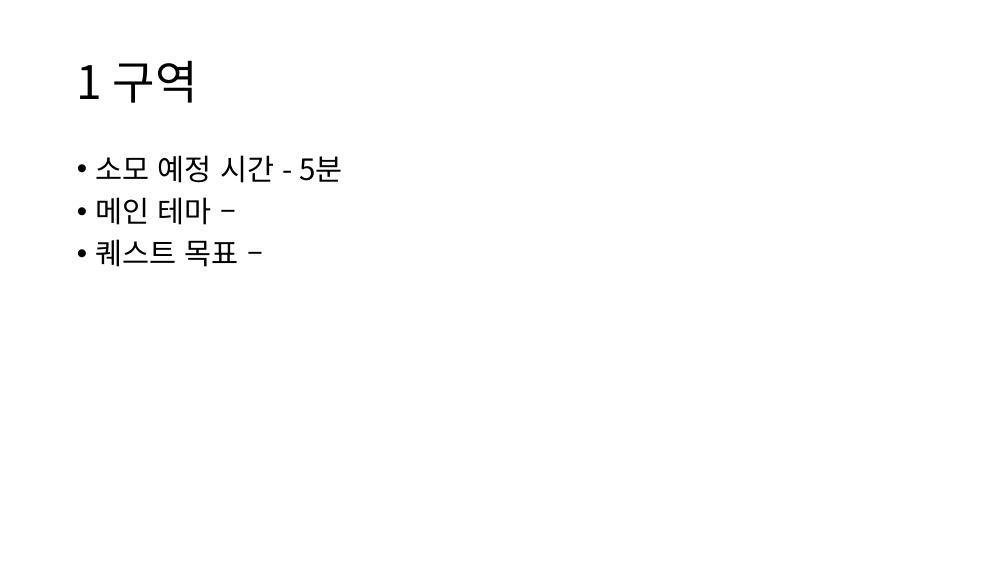
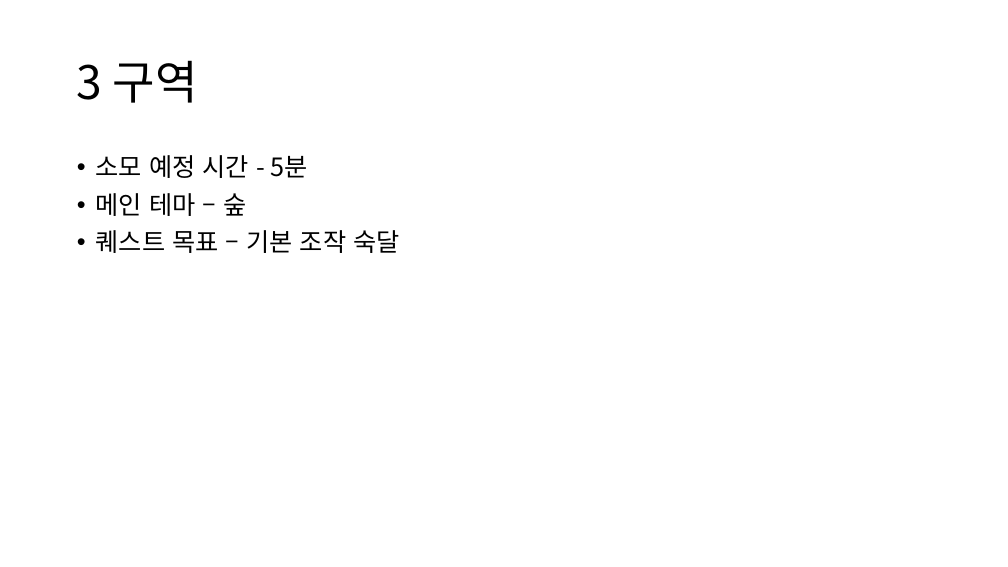
Before and after one commit to yimgunho/Witch_of_Time, a slide deck: slide 7 of 시간의 마녀_데모맵 기획.pptx (slide 5 before the commit). Drawn at 1008x567 pixels with LibreOffice and Linux fonts; fonts in the diff are those of the drawing. Boxes give left, top, right and bottom in pixels: in the first picture for what was removed or moved away, otherwise in the second. Text is boxed around its words. In the diff, an @@ line names an element or a change of style, - is before the commit and + after.

```diff
--- a/시간의 마녀_데모맵 기획.pptx
+++ b/시간의 마녀_데모맵 기획.pptx
@@ title at (77,60,198,103): text changed @@
-1 구역
+3 구역
@@ text at (96,155,307,178): size 28 to 24 pt in "소모 예정 시간 - 5분" @@
@@ text at (96,193,399,253): text changed; size 28 to 24 pt @@
-• 메인 테마 –
-• 퀘스트 목표 –
+• 메인 테마 – 숲
+• 퀘스트 목표 – 기본 조작 숙달
```
Also in this commit, not shown: 1 other slide changed, 4 slides added, 6 other files.
